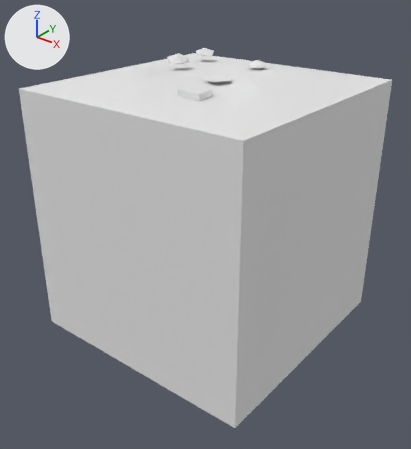
The FBX model Assets/Tiles/Blend/Blend Rock Dry 0.fbx: old version first, new version second.
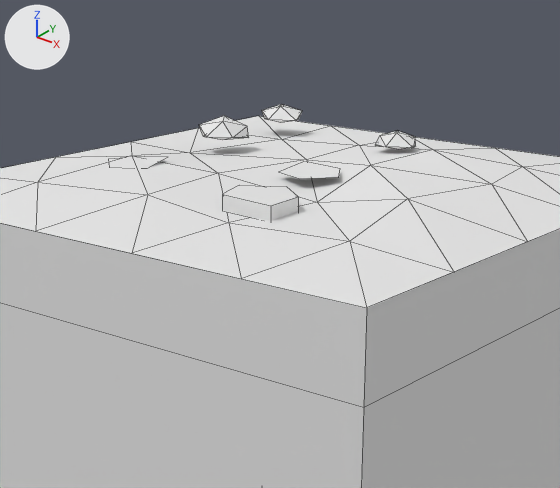
Each version appears first whole from a 50 mm camera at (2.67, -3.41, 1.97) aimed at (0.05, -0.14, -0.06), and next in a close-up on the part from 18% to 81% of the width and 0% to 50% of the height. Arrows for +X, +Y and +Z are at upper left; the lights stay in place. The last two pictures show the newer version. The close-ups show mesh edges as thin lines. Where no turn or scale is listed for an object, it has been applied to the vertices. Vertices at exactly the same position are counted once.

The first close-up shows 'Blend Rock Dry 0'.
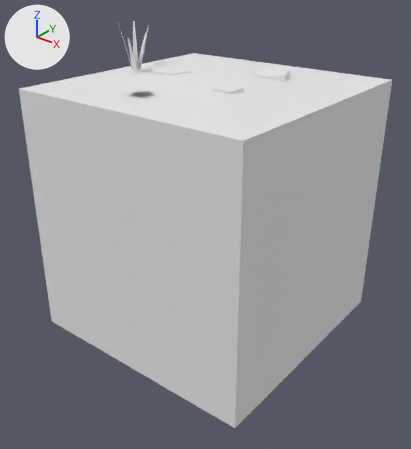
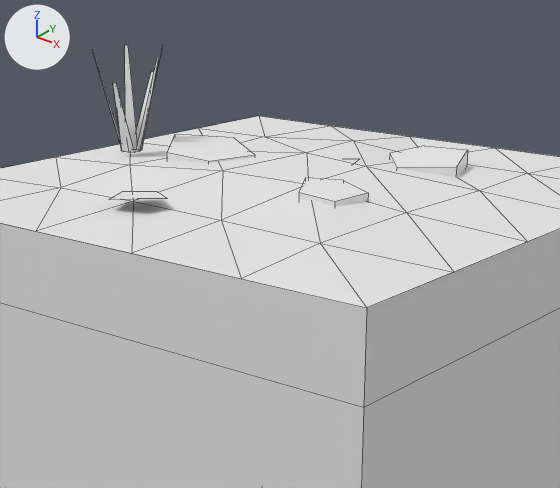
Diff of the bpy script that builds the scene:
```diff
--- a/Assets/Tiles/Blend/Blend Rock Dry 0.fbx.py
+++ b/Assets/Tiles/Blend/Blend Rock Dry 0.fbx.py
@@ me_blend_rock_dry_0 @@
 # used by ob_blend_rock_dry_0; location = (0.0, 0.0, 0.0)
-me_blend_rock_dry_0.from_pydata(...)  # 104 vertices, 131 faces; spans x -1.0..1.0, y -1.0..1.0, z -1.0..1.18
+me_blend_rock_dry_0.from_pydata(...)  # 116 vertices, 90 faces; spans x -1.0..1.0, y -1.0..1.0, z -1.0..1.46
+# me_blend_rock_dry_0 part 1: the loose piece of 5 vertices spanning x -0.65..-0.43, y -0.36..-0.14, z 1.09..1.11 is copied, and the copy is scaled about its middle by (0.856, 0.856, 1), then moved by (0.56, 0.41, 0.0); it spans x -0.07..0.12, y 0.07..0.25, z 1.09..1.11
+# me_blend_rock_dry_0 part 2: the loose piece of 5 vertices spanning x -0.65..-0.43, y -0.36..-0.14, z 1.09..1.11 is copied, and the copy is turned -94.9 degrees about the z axis through its middle and scaled by 0.824, then moved by (0.39, -0.37, 0.0); it spans x -0.23..-0.05, y -0.71..-0.53, z 1.09..1.11
+# me_blend_rock_dry_0 part 3: the loose piece of 12 vertices spanning x 0.0..0.16, y 0.44..0.59, z 1.1..1.17 is deleted
+# me_blend_rock_dry_0 part 4: the loose piece of 12 vertices spanning x -0.73..-0.53, y 0.62..0.79, z 1.11..1.17 is deleted
+# me_blend_rock_dry_0 part 5: the loose piece of 10 vertices spanning x 0.06..0.3, y -0.52..-0.26, z 1.05..1.12 is deleted
+# me_blend_rock_dry_0 part 6
+# 16 vertices are removed from x -0.64..0.17, y -0.14..0.36, z 1.09..1.18
+# 22 faces are deleted
+# 22 vertices move from x -0.65..0.65, y -0.64..0.61, z 1.05..1.11 to x -0.81..0.59, y -0.64..0.62, z 1.05..1.44
+# 46 vertices are added at x -0.79..0.41, y -0.31..0.56, z 1.03..1.46
+# 6 new vertices lie (0.0, 0.0, 0.06) away from vertices in x -0.46..0.34, y -0.06..0.56, z 1.03..1.06
+# 25 new faces join them
 me_blend_rock_dry_0.materials.append(mat_tileworld_tiles)
```

Changed parts and their boxes [x1, y1, x2, y2] in the close-ups (560 x 488 px; the box of a moved part takes in the faces that stretch with it):
'Blend Rock Dry 0', reshaped
    before: [0, 104, 560, 488]
    after: [0, 45, 560, 488]
part 1 of me_blend_rock_dry_0, added (mostly hidden)
    after: [342, 159, 359, 163]
part 2 of me_blend_rock_dry_0, added
    after: [109, 192, 167, 200]
part 3 of me_blend_rock_dry_0, deleted
    before: [376, 131, 415, 150]
part 4 of me_blend_rock_dry_0, deleted
    before: [262, 104, 302, 123]
part 5 of me_blend_rock_dry_0, deleted
    before: [222, 185, 298, 221]
part 6 of me_blend_rock_dry_0, moved or reshaped
    before: [0, 116, 526, 279]
    after: [0, 45, 526, 279]
